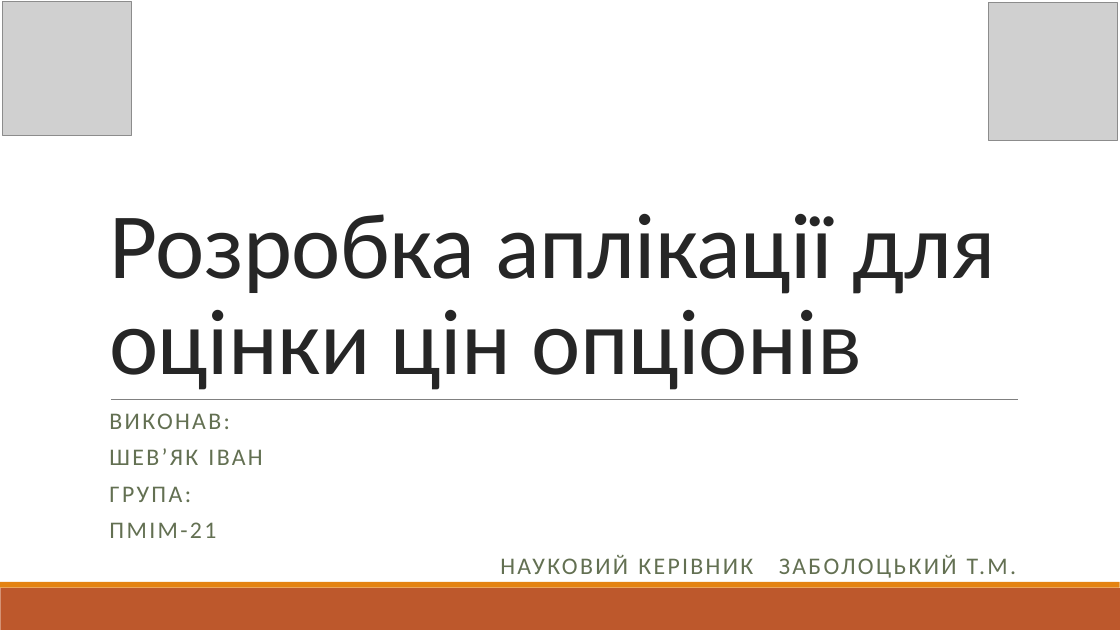
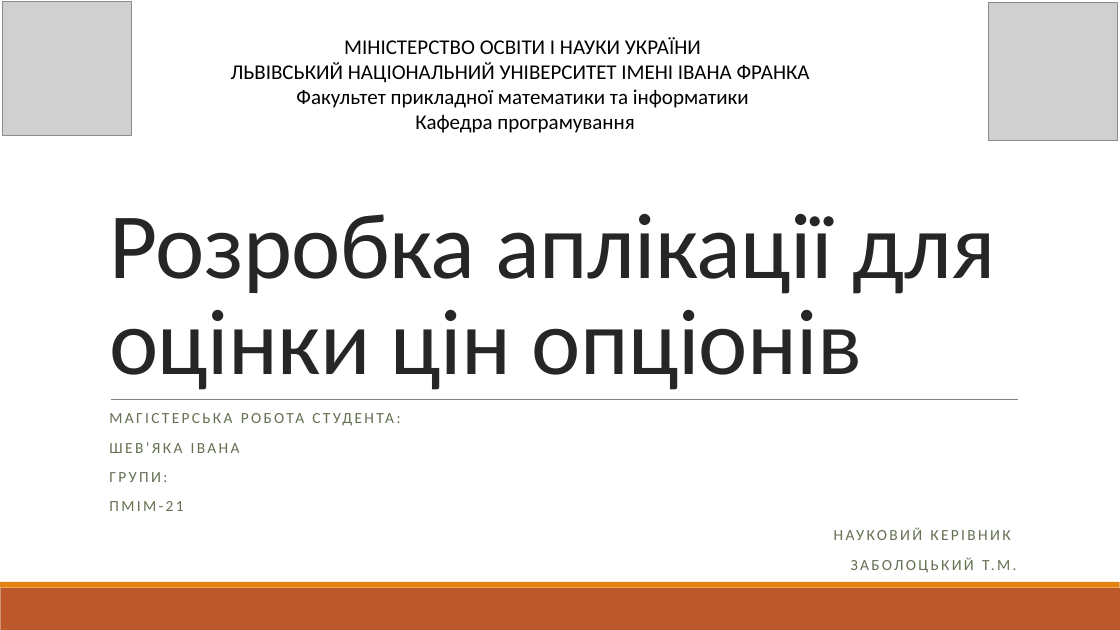
Before and after one commit to ShevHK/Option, a slide deck: slide 1 of Presentation.pptx. Drawn at 1120x630 pixels with LibreOffice and Linux fonts; fonts in the diff are those of the drawing; grey boxes stand for pictures. Boxes give left, top, right and bottom in pixels: in the first picture for what was removed or moved away, otherwise in the second. Text is boxed around its words. In the diff, an @@ line names an element or a change of style, - is before the commit and + after.

```diff
--- a/Presentation.pptx
+++ b/Presentation.pptx
@@ text added at box(231, 37, 810, 133), 18 pt, text #000000 @@
+МІНІСТЕРСТВО ОСВІТИ І НАУКИ УКРАЇНИ
+ЛЬВІВСЬКИЙ НАЦІОНАЛЬНИЙ УНІВЕРСИТЕТ ІМЕНІ ІВАНА ФРАНКА
+Факультет прикладної математики та інформатики
+Кафедра програмування
@@ subtitle at box(109, 442, 240, 482): text changed; size 20.4 to 13.2 pt @@
-ВИКОНАВ:
-ШЕВ’ЯК ІВАН
-ГРУПА:
+МАГІСТЕРСЬКА РОБОТА СТУДЕНТА:
+ШЕВ’ЯКА ІВАНА
+ГРУПИ:
@@ subtitle at box(109, 501, 183, 511): size 20.4 to 13.2 pt in "ПМІМ-21" @@
@@ subtitle at box(982, 560, 1010, 570): text changed; size 20.4 to 13.2 pt @@
-НАУКОВИЙ КЕРІВНИК ЗАБОЛОЦЬКИЙ Т.М.
+НАУКОВИЙ КЕРІВНИК
+ЗАБОЛОЦЬКИЙ Т.М.
```
Also in this commit, not shown: 1 other slide changed, 19 other files.
